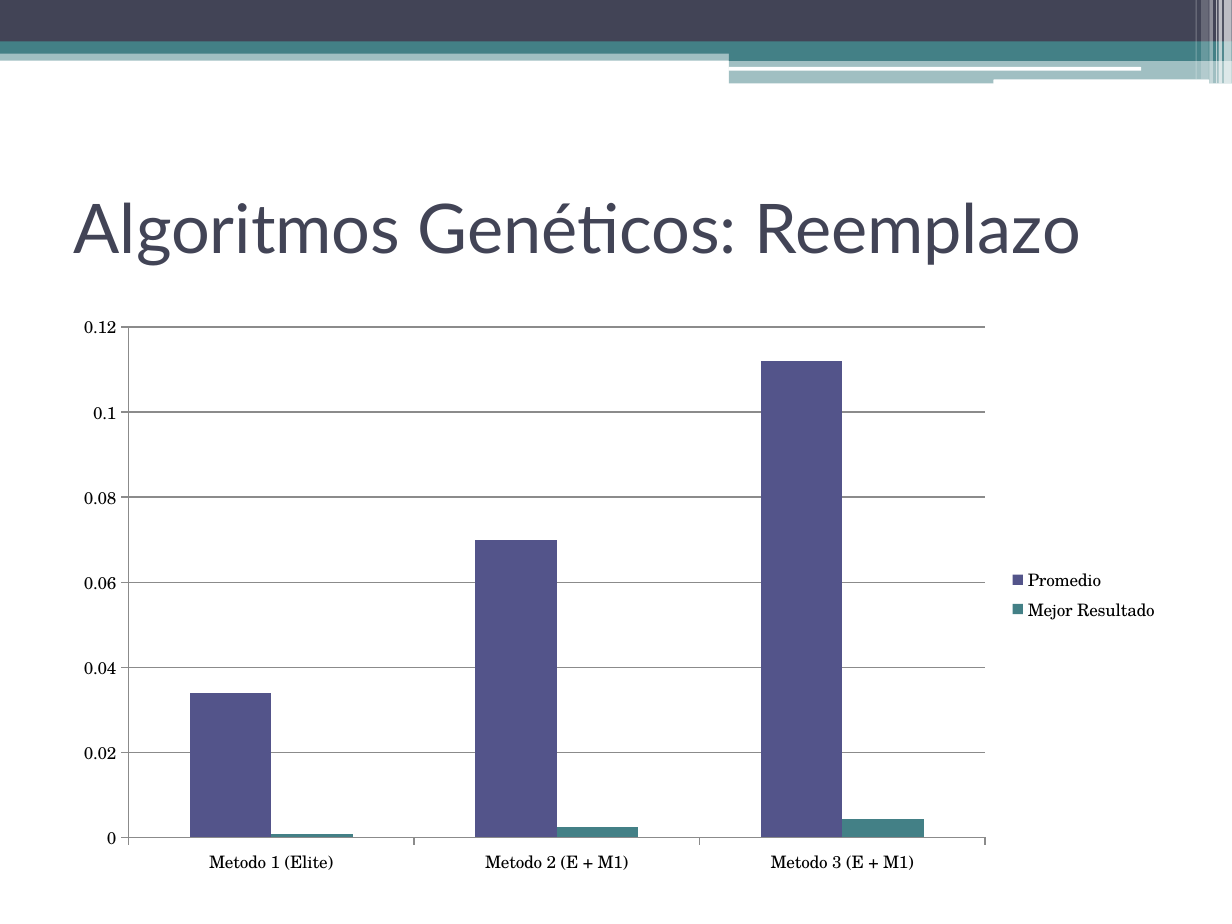
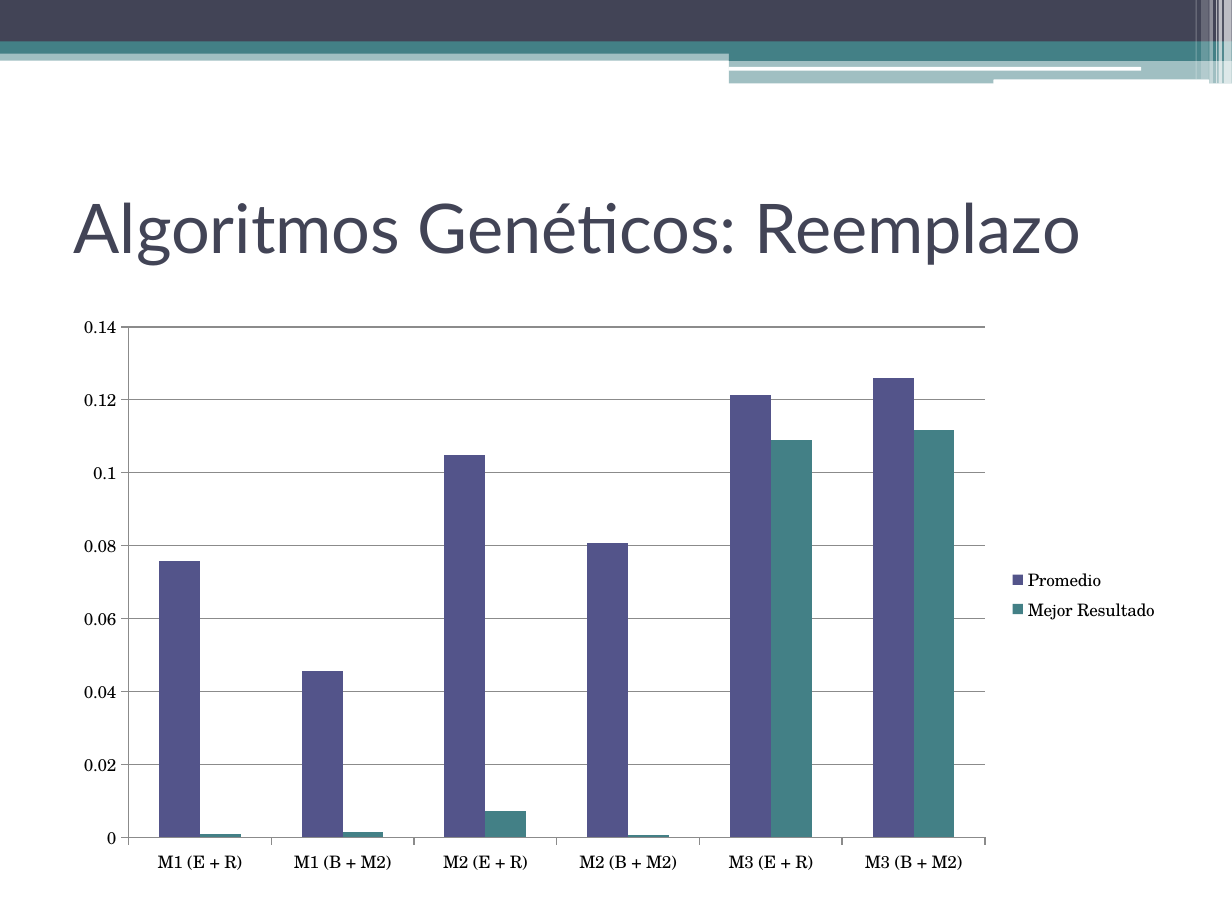
Before and after one commit to dariosus/ITBA_SIA_13_GeneticAlgorithms, a slide deck: slide 12 of presentation/Sistemas de Inteligencia Artificial.pptx (slide 11 before the commit). Drawn at 1232x924 pixels with LibreOffice and Linux fonts; fonts in the diff are those of the drawing. Boxes give left, top, right and bottom in pixels: in the first picture for what was removed or moved away, otherwise in the second. Text is boxed around its words. In the diff, an @@ line names an element or a change of style, - is before the commit and + after.

```diff
--- a/presentation/Sistemas de Inteligencia Artificial.pptx
+++ b/presentation/Sistemas de Inteligencia Artificial.pptx
@@ column chart at box(62, 303, 1170, 886) @@
-categories: Metodo 1 (Elite), Metodo 2 (E + M1), Metodo 3 (E + M1)
+categories: M1 (E + R), M1 (B + M2), M2 (E + R), M2 (B + M2), M3 (E + R), M3 (B + M2)
-Promedio: 0.034, 0.07, 0.112
+Promedio: 0.076, 0.046, 0.105, 0.081, 0.121, 0.126
-Mejor Resultado: 0.001, 0.003, 0.004
+Mejor Resultado: 0.001, 0.001, 0.007, 0.001, 0.109, 0.112
```
Also in this commit, not shown: 8 other slides changed, 1 slide added, 1 slide removed.
